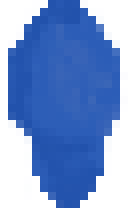
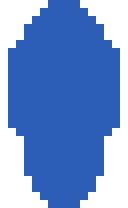
Layers edited between the first and the second 128 x 208 image:
renamed "Arm" to "Layer", painted on it over [8, 0, 128, 208]
